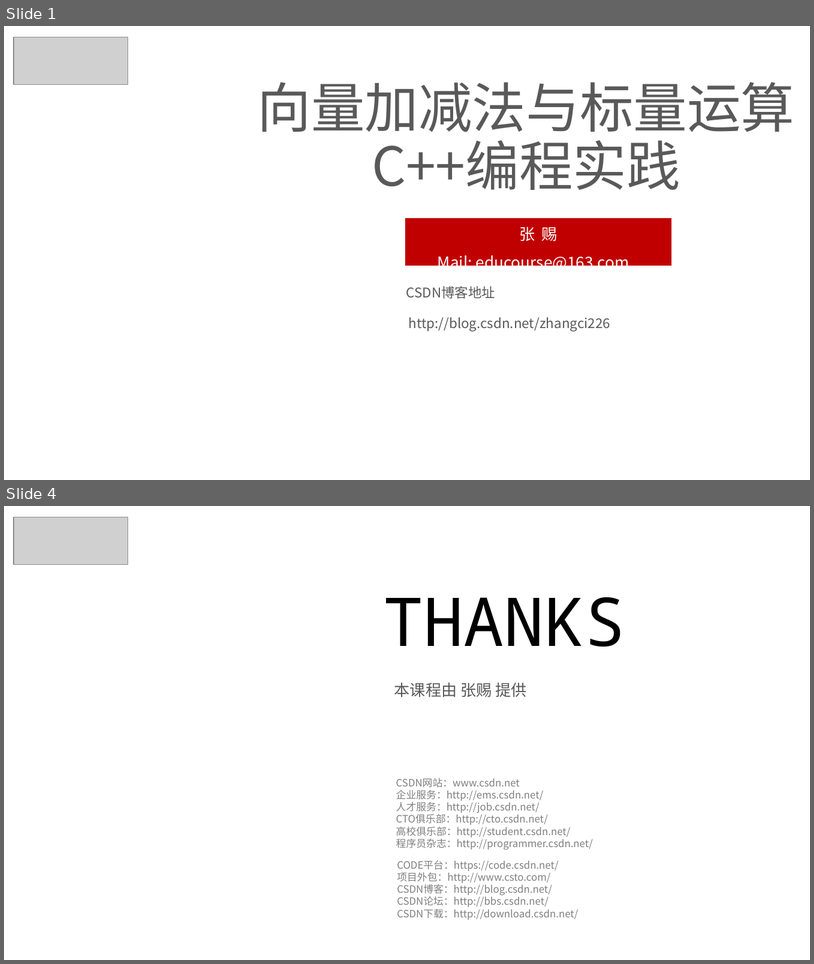
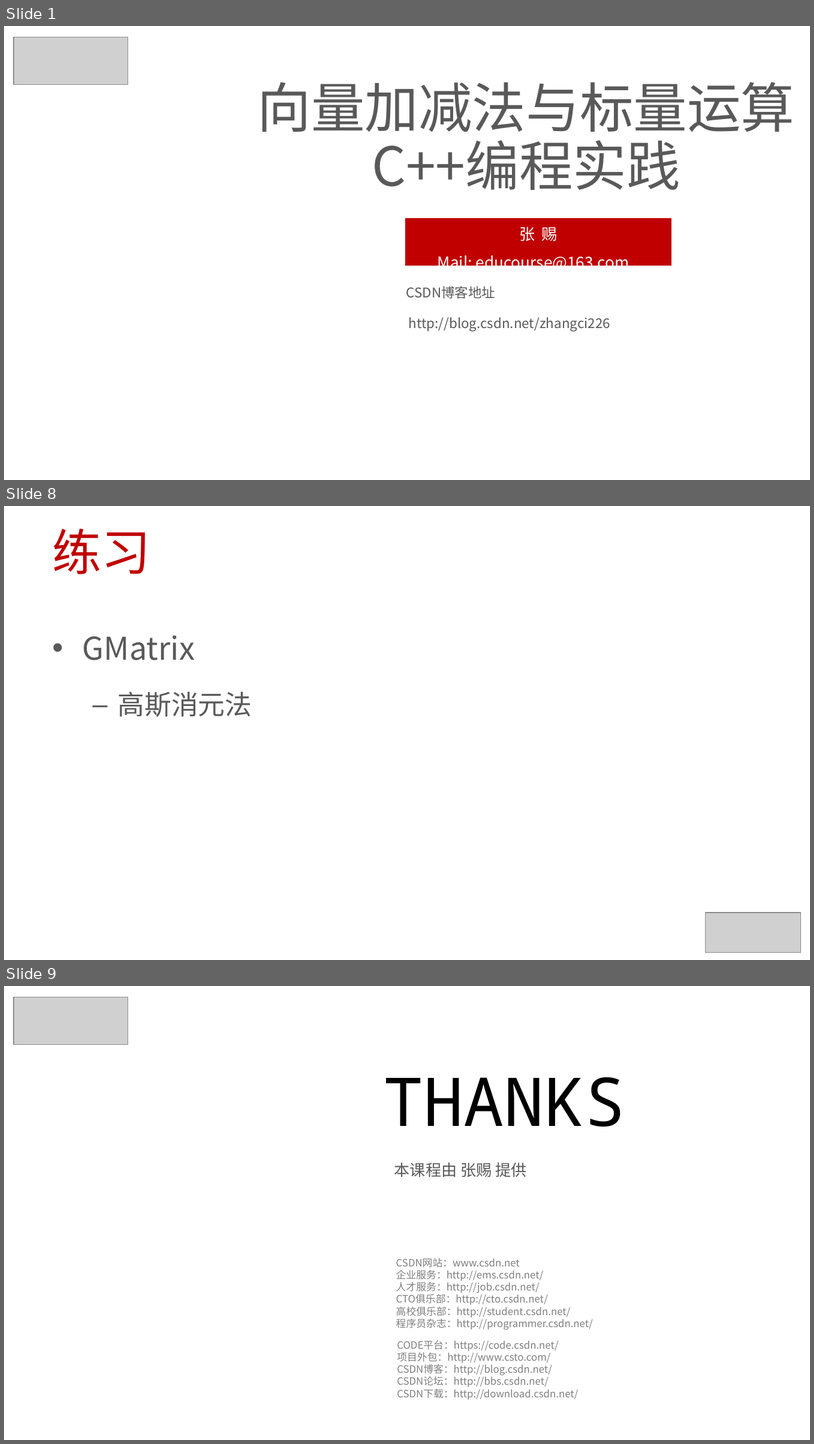
Before and after one commit to 0000duck/ComputerGraphicsBasics, a slide deck: PPT/C++练习.pptx. Shown one above the other, each under a label of ours: slides 1 and 4 before the commit, slides 1, 8 and 9 after it; the slides between them are not shown. The pictures are 814x964 and 814x1444 pixels, drawn with LibreOffice and Linux fonts; fonts in the diff are those of the drawing; grey boxes stand for pictures; background and template pictures are left out. Boxes give left, top, right and bottom in pixels: in the first picture for what was removed or moved away, otherwise in the second. Text is boxed around its words. In the diff, an @@ line names an element or a change of style, - is before the commit and + after.

```diff
--- a/PPT/C++练习.pptx
+++ b/PPT/C++练习.pptx
@@ slide 8 added at [4,506,810,960], background #FFFFFF @@
@@ title added at [53,528,151,574], 44 pt, text #C00000 @@
+练习
@@ text added at [83,635,252,717], 28 pt, text #595959 @@
+• GMatrix
+  – 高斯消元法
@@ picture added at [705,912,801,952] @@
@@ what was slide 4 is now slide 9 @@
```
Also in this commit, not shown: 2 slides changed, 4 other slides added, 2 other files.
